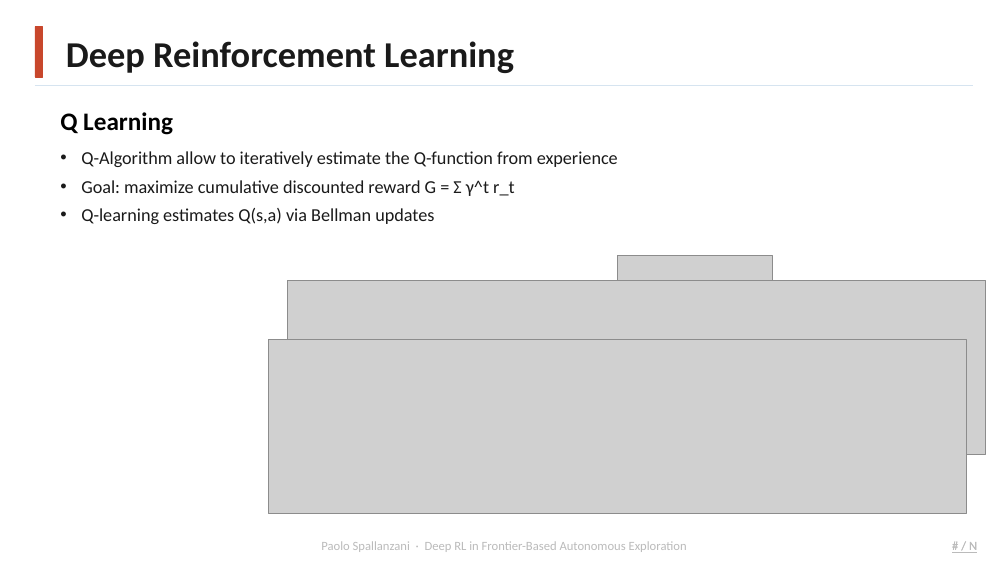
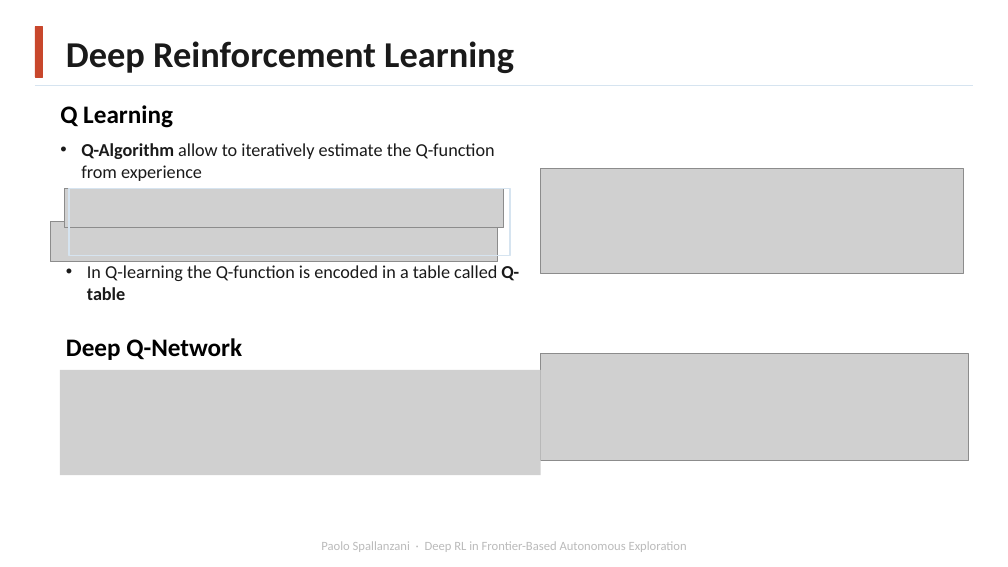
Before and after one commit to Paolo-Spall/presentazione_tesi_dae, a slide deck: slide 7 of presentation_1.pptx. Drawn at 1008x567 pixels with LibreOffice and Linux fonts; fonts in the diff are those of the drawing; grey boxes stand for pictures; background and template pictures are left out. Boxes give left, top, right and bottom in pixels: in the first picture for what was removed or moved away, otherwise in the second. Text is boxed around its words. In the diff, an @@ line names an element or a change of style, - is before the commit and + after.

```diff
--- a/presentation_1.pptx
+++ b/presentation_1.pptx
@@ text "Q Learning": place and size @@
-text "Q Learning" at (60, 112, 173, 135)
+text "Q Learning" at (60, 105, 173, 128)
@@ text "Q-Algorithm allow to iteratively estimate ...": place and size @@
-text "Q-Algorithm allow to iteratively estimate ..." at (81, 151, 618, 224)
+text "Q-Algorithm allow to iteratively estimate ..." at (81, 143, 495, 181)
@@ text "Q-Algorithm allow to iteratively estimate ..." at (81, 143, 495, 181): bold on in "Q-Algorithm" @@
@@ picture: place and size @@
-picture at (268, 339, 967, 513)
+picture at (540, 168, 963, 274)
@@ picture added at (65, 188, 504, 228) @@
@@ rectangle added at (70, 188, 511, 256), outline #D6E4F0 1 pt @@
@@ text at (81, 180, 514, 224): paragraphs removed @@
-• Goal: maximize cumulative discounted reward G = Σ γ^t r_t
-• Q-learning estimates Q(s,a) via Bellman updates
@@ picture added at (50, 222, 498, 262) @@
@@ text added at (87, 265, 519, 300), 13 pt, text #1A1A1A @@
+• In Q-learning the Q-function is encoded in a table called Q-table
@@ picture removed at (618, 256, 772, 294) @@
@@ text added at (66, 338, 242, 360), 18 pt, text #000000, bold @@
+Deep Q-Network
@@ picture: place and size @@
-picture at (287, 280, 986, 455)
+picture at (540, 354, 968, 461)
@@ picture added at (59, 370, 540, 476) @@
@@ text removed at (926, 535, 977, 557) @@
-# / N
@@ text removed at (969, 542, 977, 553) @@
-# / N
```
Also in this commit, not shown: 22 other slides changed, 6 slides added, 3 other files.
